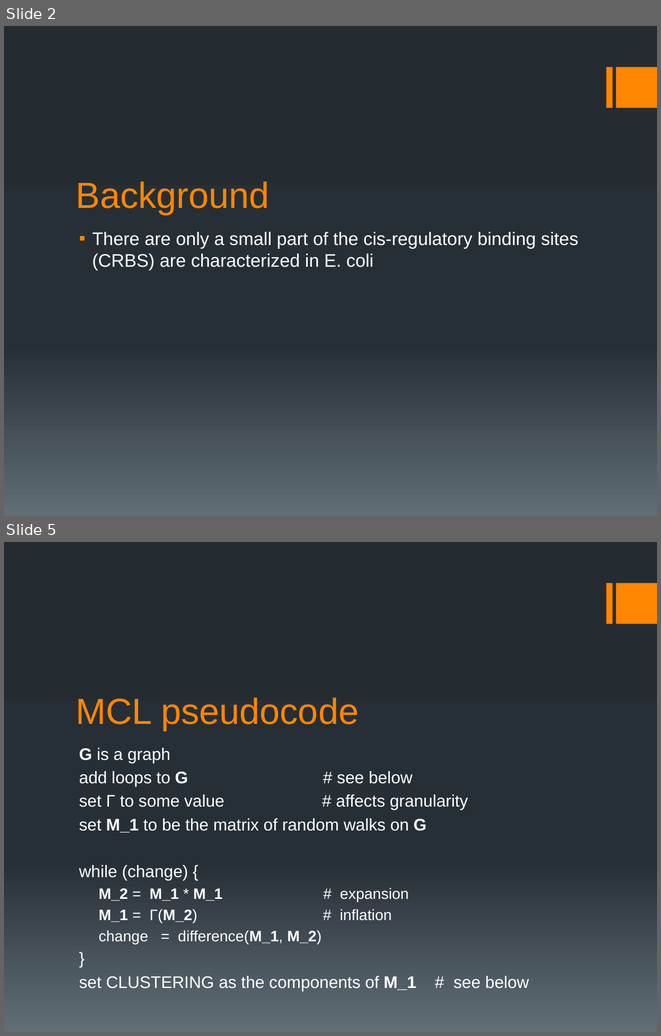
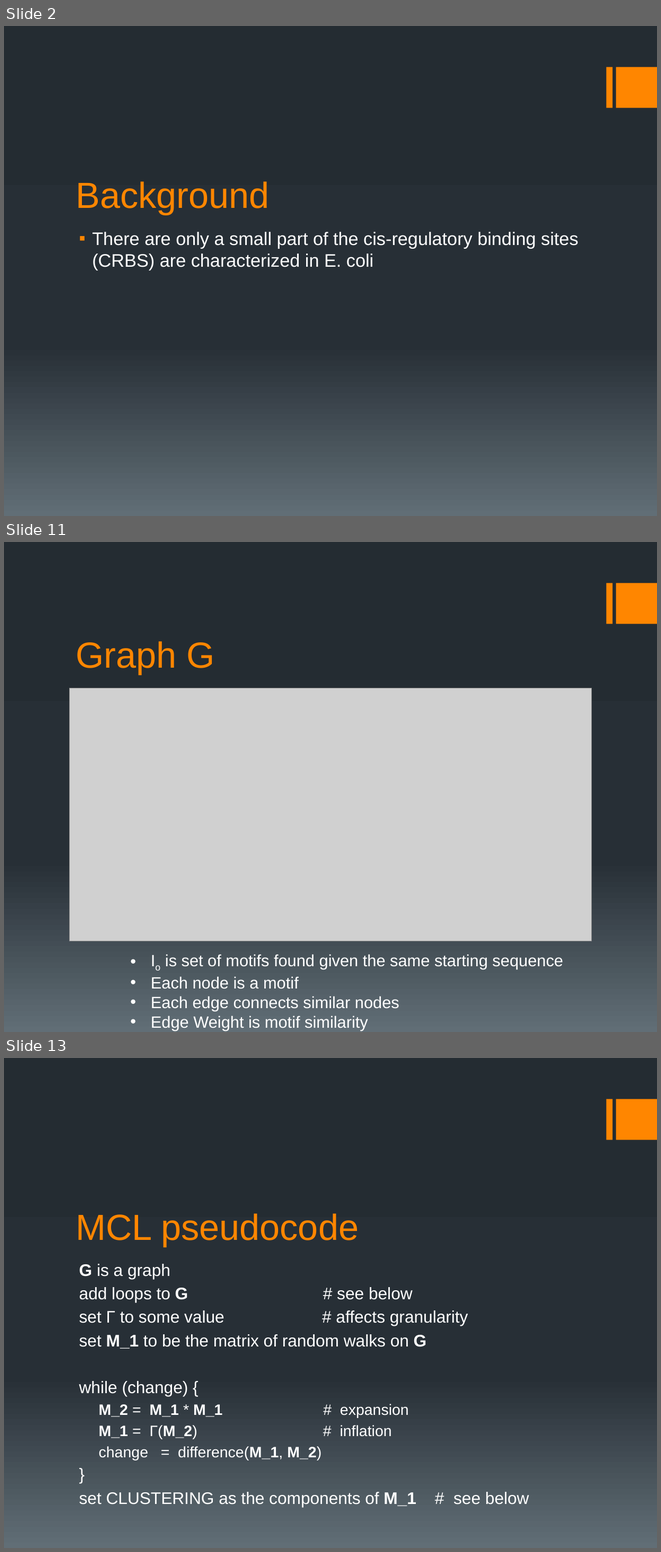
Before and after one commit to ship561/final-project, a slide deck: bioinformatics presentation.pptx. Shown one above the other, each under a label of ours: slides 2 and 5 before the commit, slides 2, 11 and 13 after it; the slides between them are not shown. The pictures are 661x1036 and 661x1552 pixels, drawn with LibreOffice and Linux fonts; fonts in the diff are those of the drawing; grey boxes stand for pictures. Boxes give left, top, right and bottom in pixels: in the first picture for what was removed or moved away, otherwise in the second. Text is boxed around its words. In the diff, an @@ line names an element or a change of style, - is before the commit and + after.

```diff
--- a/bioinformatics presentation.pptx
+++ b/bioinformatics presentation.pptx
@@ slide 11 added at (4, 542, 657, 1032), background gradient #242C33 to #273037 to #636D76; not listed: 2 template elements that a slide beside it also shows @@
@@ title added at (76, 641, 215, 674), 40 pt, text #FF8600 @@
+Graph G
@@ picture added at (69, 688, 592, 941) @@
@@ text added at (151, 954, 563, 1031), 18 pt, text #FFFFFF @@
+• Io is set of motifs found given the same starting sequence
+• Each node is a motif
+• Each edge connects similar nodes
+• Edge Weight is motif similarity
@@ what was slide 5 is now slide 13 @@
```
Also in this commit, not shown: 4 slides changed, 11 other slides added, 2 slides removed, 1 other file.
